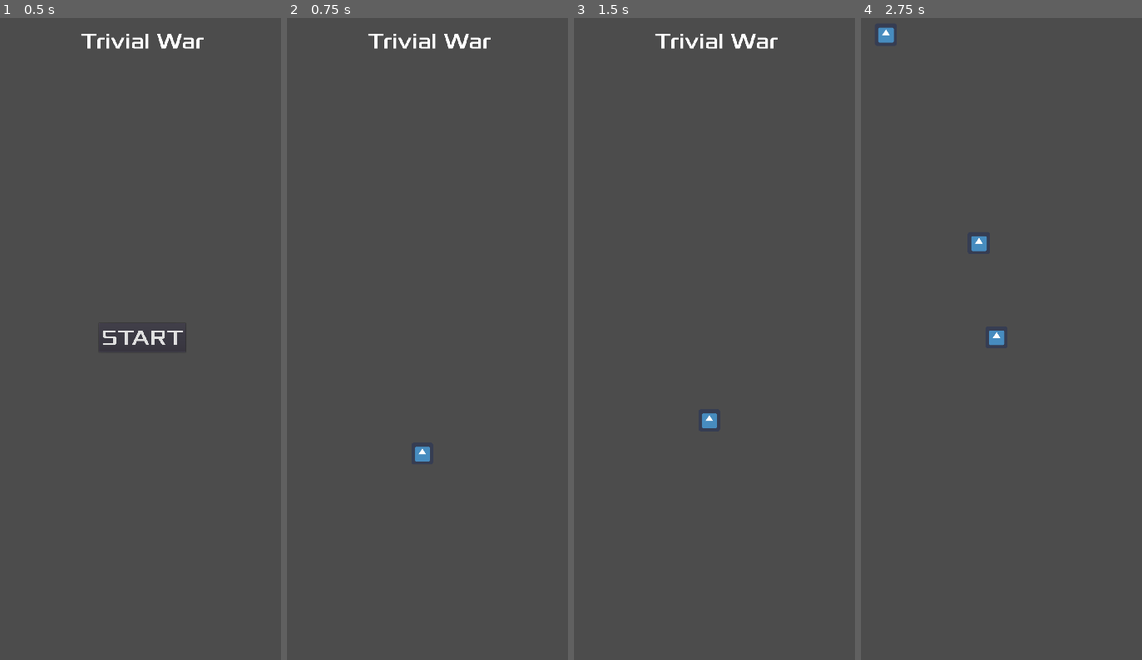
Above: before the commit, frames 1-4 (left to right).
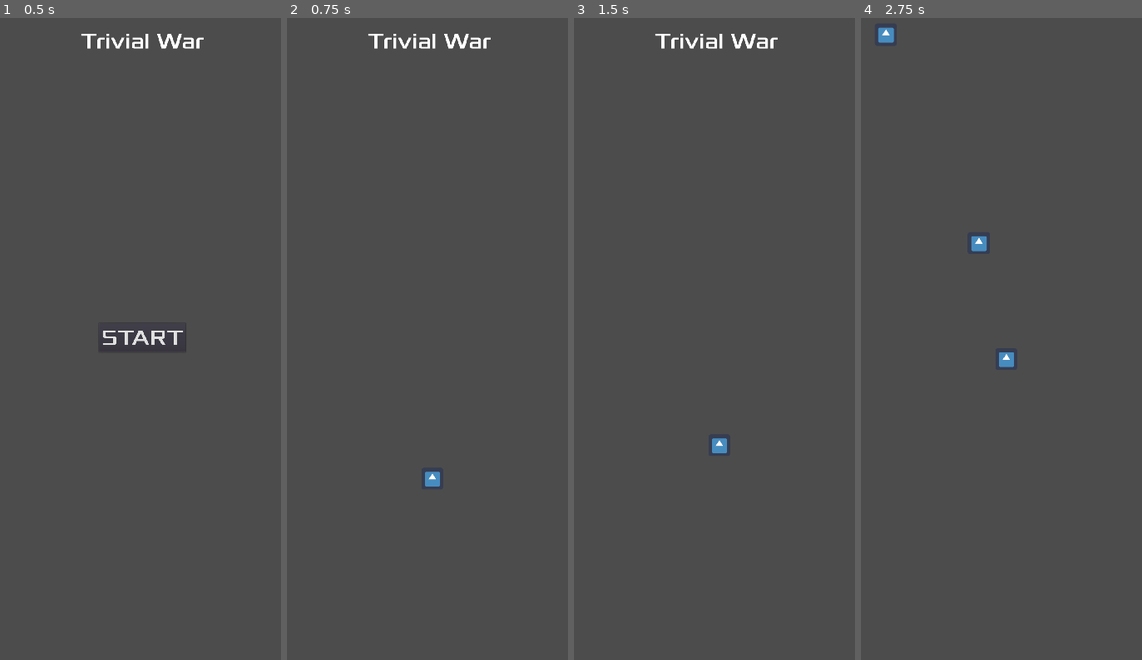
Above: after the commit, the same moments.

Repository: eastonman/trivialwar
Game: Godot game, scene res://Main.tscn
Two runs of this game, one before a commit and one after it. Both use one fixed random seed, a clock stepped at 60 frames per second and the inputs below. The engine's default icon, where the game draws it, is replaced by a stand-in: a white triangle on a blue panel in a dark square.
Inputs (mouse positions are in pixels of both pictures, inside the frame that each line leads up to):
- Up to frame 1 (0.5 s): no input
- Up to frame 2 (0.75 s): click "START" at 0.5 s
- Up to frame 3 (1.5 s): tap Enter at 1.25 s; move the mouse to (697, 460) at 1.27 s; hold Up (move_up) from 1.28 s (still down); click (697, 460) at 1.42 s
- Up to frame 4 (2.75 s): release Up (move_up) at 2 s; drag from (1116, 428) to (995, 339) at 2.02 s

Frame 1 is identical in both runs. In frame 2, 0.2% of the frame differs, in the area x 45-55%, y 66-73%; in frame 3, 0.2%; in frame 4, 0.3%, in the area x 45-55%, y 48-55%.

Commit message:
feat: add restart & player pos reset

Diff:
--- a/Main.tscn
+++ b/Main.tscn
@@ -22,7 +22,11 @@
 
 [node name="RankingPage" parent="." instance=ExtResource( 5 )]
 
+[node name="PlayerStartPosition" type="Position2D" parent="."]
+position = Vector2( 549, 1398 )
+
 [connection signal="timeout" from="MobTimer" to="." method="_on_MobTimer_timeout"]
 [connection signal="hit" from="Player" to="." method="game_over"]
 [connection signal="hit" from="Player" to="RankingPage" method="show_game_over"]
 [connection signal="start_game" from="FirstPage" to="." method="new_game"]
+[connection signal="restart_game" from="RankingPage" to="." method="new_game"]
--- a/main.gd
+++ b/main.gd
@@ -8,7 +8,7 @@
 
 func new_game():
 	# Show palyer
-	$Player.visible = true
+	$Player.start($PlayerStartPosition.position)
 	$MobTimer.start()
 
 func game_over():
